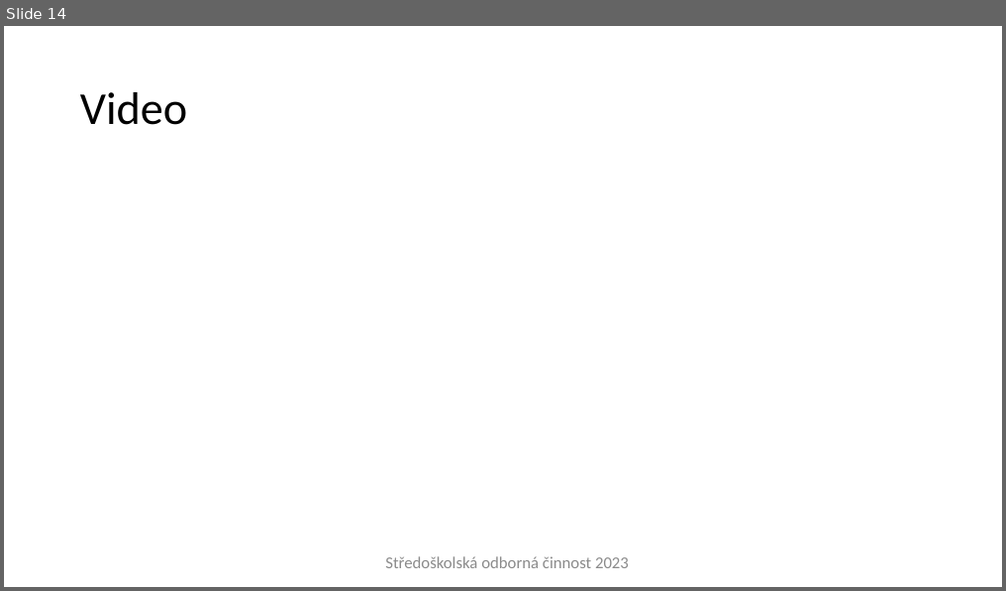
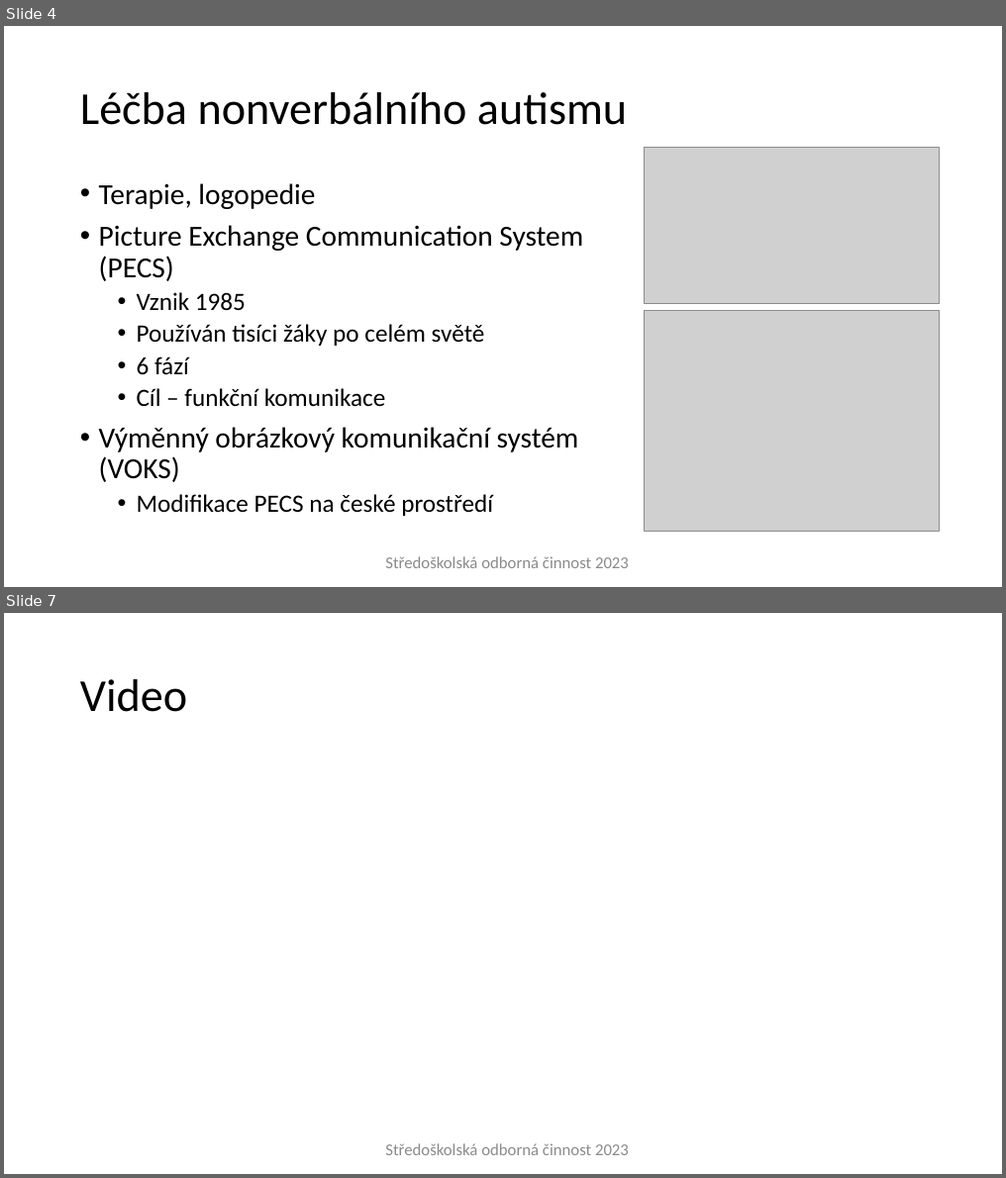
Before and after one commit to gyarab/Aplikace-Domluv-se, a slide deck: soc prezentace.pptx. Shown one above the other, each under a label of ours: slide 14 before the commit, slides 4 and 7 after it; the slides between them are not shown. The pictures are 1006x591 and 1006x1178 pixels, drawn with LibreOffice and Linux fonts; fonts in the diff are those of the drawing; grey boxes stand for pictures; background and template pictures are left out. Boxes give left, top, right and bottom in pixels: in the first picture for what was removed or moved away, otherwise in the second. Text is boxed around its words. In the diff, an @@ line names an element or a change of style, - is before the commit and + after.

```diff
--- a/soc prezentace.pptx
+++ b/soc prezentace.pptx
@@ slide 4 added at <box>4,26,1002,587</box>, background #FFFFFF @@
@@ title added at <box>80,92,627,125</box>, 44 pt, text #000000 @@
+Léčba nonverbálního autismu
@@ picture added at <box>645,148,940,303</box> @@
@@ text added at <box>99,183,583,516</box>, 28 pt, text #000000 @@
+• Terapie, logopedie
+• Picture Exchange Communication System (PECS)
+  • Vznik 1985
+  • Používán tisíci žáky po celém světě
+  • 6 fází
+  • Cíl – funkční komunikace
+• Výměnný obrázkový komunikační systém (VOKS)
+  • Modifikace PECS na české prostředí
@@ picture added at <box>645,310,939,532</box> @@
@@ rectangle added at <box>377,548,638,577</box>, outline #FFFFFF 0.75 pt, 16 pt, text #8C8C8C @@
+Středoškolská odborná činnost 2023
@@ what was slide 14 is now slide 7 @@
```
Also in this commit, not shown: 5 slides changed, 5 other slides added, 9 slides removed.
